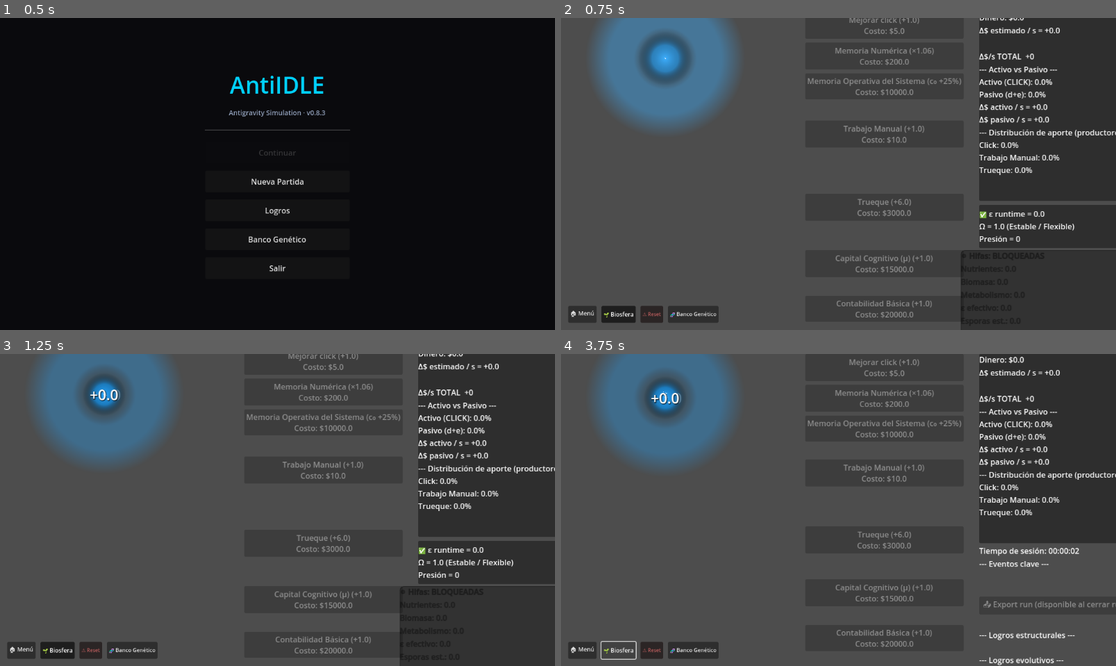
Above: before the commit, frames 1-4 (two rows, left to right).
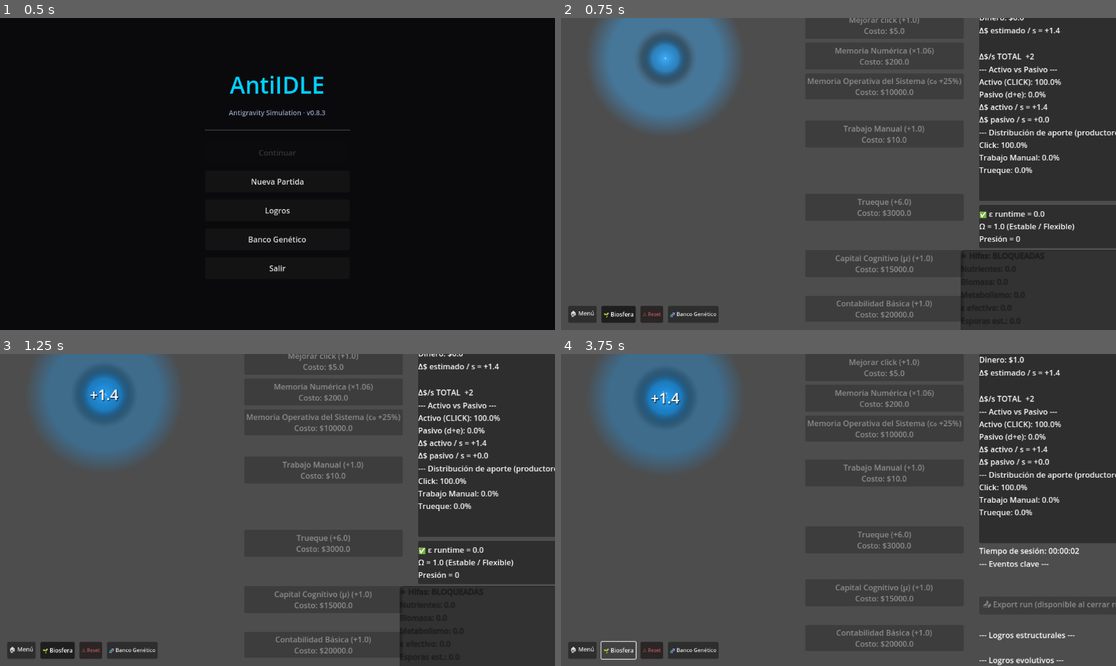
Above: after the commit, the same moments.

Repository: amurito/godot-idle-game
Game: Godot game, scene res://MainMenu.tscn
The game is run twice, just before and just after one commit, with the same random seed, the same clock (stepped at 60 frames per second) and the same inputs.
Inputs:
- Up to frame 1 (0.5 s): no input
- Up to frame 2 (0.75 s): click "Nueva Partida" at 0.5 s
- Up to frame 3 (1.25 s): no input
- Up to frame 4 (3.75 s): click "+0.0" (after the commit: "+1.4") at 1.25 s; click "🏠 Menú" at 2 s; click "Continuar" at 2.75 s; click "🌱 Biosfera" at 3.5 s

Frame 1 is identical in both runs. In frame 2, 0.2% of the frame differs, in the area x 79-91%, y 3-42%; in frame 3, 1.1%; in frame 4, 1.1%, in the area x 14-91%, y 0-44%.
Error before the commit: Invalid access to property or key 'persistence_dynamic' on a base object of type 'Nil'. (res://EconomyManager.gd:44)
Error after the commit: Invalid access to property or key 'total_money_generated' on a base object of type 'Control (main.gd)'. (res://AchievementManager.gd:63)

Commit message:
Fix: Nil main reference crash on startup
- Move all set_main() calls before update_ui() in _ready()
  (update_ui -> get_dominant_term -> EconomyManager.get_click_power
   was firing before EconomyManager.main was set)
- Update EconomyManager.get_click_power to use StructuralModel.persistence_dynamic
  directly instead of main.persistence_dynamic (variable was moved to StructuralModel)

Co-Authored-By: Claude Sonnet 4.6 <noreply@anthropic.com>

Diff:
--- a/EconomyManager.gd
+++ b/EconomyManager.gd
@@ -41,10 +41,10 @@
 	if LegacyManager.get_buff_value("impulso_manual"):
 		base *= 2.0
 
-	var power := EcoModel.get_click_power(
+	var power :float = EcoModel.get_click_power(
 		base,
 		UpgradeManager.value("click_mult"),
-		main.persistence_dynamic,
+		StructuralModel.persistence_dynamic,
 		main.cached_mu
 	)
 
--- a/main.gd
+++ b/main.gd
@@ -754,13 +754,13 @@
 		UIManager.export_run_button.disabled = true
 		UIManager.export_run_button.text = "📤 Export run (disponible al cerrar run)"
 
-	update_ui()
-
-	# Inicializar managers con referencia a main
+	# Inicializar managers con referencia a main ANTES de update_ui()
 	RunManager.set_main(self)
 	AchievementManager.set_main(self)
 	EconomyManager.set_main(self)
 	StructuralModel.set_main(self)
+
+	update_ui()
 
 	# Hotpatch: Inyectar trueque_allo si no existe (para evitar reinicio)
 	if not UpgradeManager.states.has("trueque_allo"):
